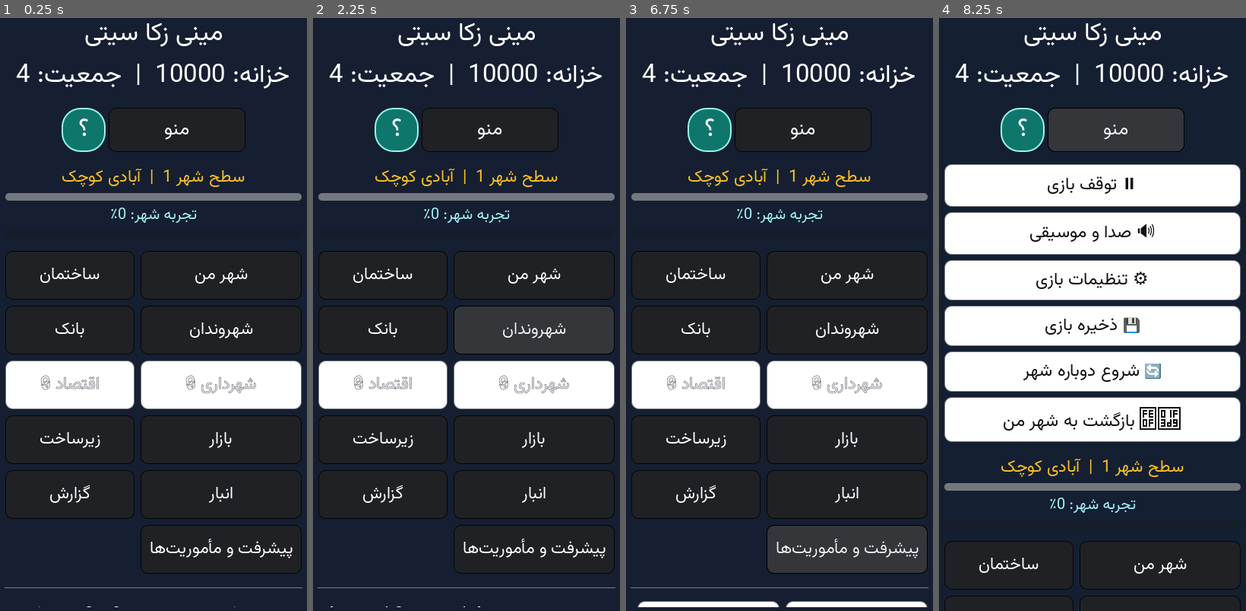
Above: before the commit, frames 1-4 (left to right).
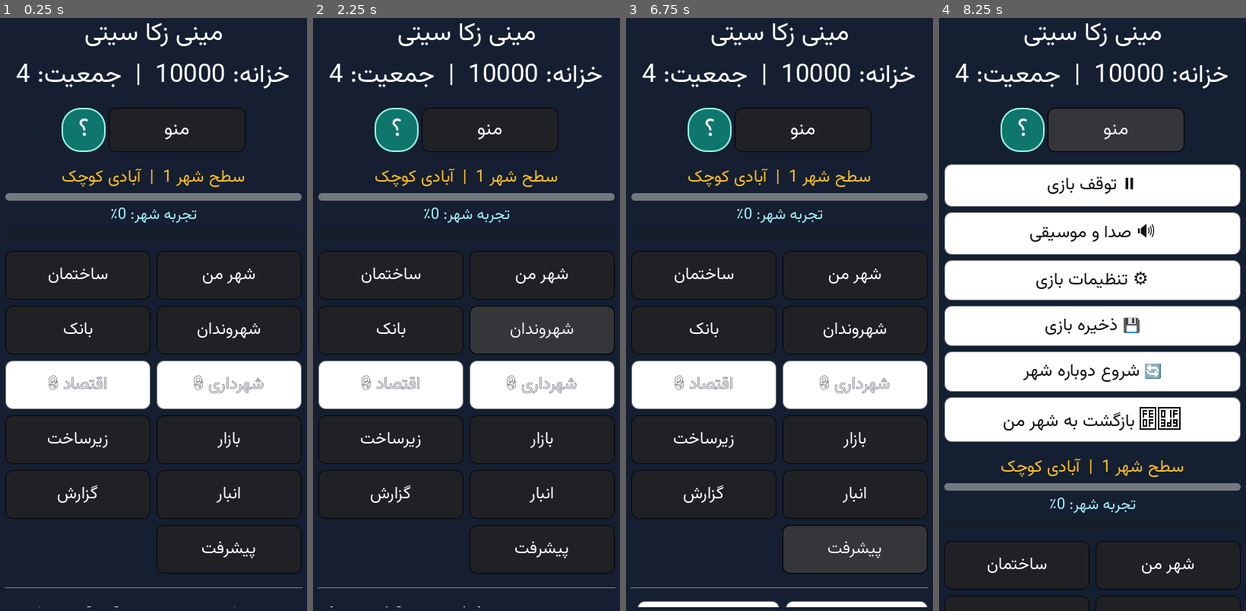
Above: after the commit, the same moments.

Repository: zekainstabot/mini-zeka-city
Game: Godot game, scene res://Main.tscn
Two runs of this game, one before a commit and one after it. Both use one fixed random seed, a clock stepped at 60 frames per second and the inputs below.
Inputs (mouse positions are in pixels of both pictures, inside the frame that each line leads up to):
- Up to frame 1 (0.25 s): no input
- Up to frame 2 (2.25 s): click "شهر من" at 0.5 s; click "ساختمان" at 1.25 s; click "شهروندان" at 2 s
- Up to frame 3 (6.75 s): click "بانک" at 2.75 s; click "بازار" at 3.5 s; click "زیرساخت" at 4.25 s; click "انبار" at 5 s; click "گزارش" at 5.75 s; click (847, 551) at 6.5 s, where only the run before the commit has a clickable "پیشرفت و مأموریت‌ها"
- Up to frame 4 (8.25 s): click (1169, 551) at 7.25 s, where only the run after the commit has a clickable "پیشرفت"; click "منو" at 8 s

The runs differ from the first frame. In frame 1, 3.1% of the frame differs, in the area x 13-96%, y 39-94%; in frame 2, 3.3%; in frame 3, 3.5%; in frame 4, 0.5%.

Commit message:
Polish compact progress navigation and mission hint

Diff:
--- a/scripts/Main.gd
+++ b/scripts/Main.gd
@@ -681,6 +681,7 @@
 				"private_economy": nav_title = "اقتصاد"
 				"commerce": nav_title = "بازار"
 				"transport": nav_title = "زیرساخت"
+				"missions": nav_title = "پیشرفت"
 				"progress": nav_title = "پیشرفت"
 		var b = Button.new()
 		var civic_page_locked = item.p in ["municipality", "private_economy"] and not game.has_municipal_hall()
@@ -1986,7 +1987,7 @@
 			_add_help_section("روز، شب و ساخت‌وساز", "هر روز بازی ۱۰ دقیقه زمان واقعی دارد؛ ۷ دقیقه روز و ۳ دقیقه شب است. پایان روز، درآمدها، هزینه‌ها، تولید و رویدادها محاسبه می‌شوند. هم‌زمان حداکثر دو پروژه ساخت فعال می‌توانی داشته باشی؛ زمان ساخت را از بالای صفحه دنبال کن.", "home")
 			_add_help_section("جاده و ناوگان", "جاده و ناوگان برای جابه‌جایی و پشتیبانی تجارت کاربرد دارند و می‌توانند هزینه نگهداری داشته باشند. پیش از توسعه مسیرها، درآمد و توان پرداخت هزینه‌های نگهداری را بررسی کن.", "transport")
 			_add_label("🎯 مأموریت‌ها و سرگرمی‌های بلندمدت", 21)
-			_add_help_section("مأموریت‌های روزانه و هفتگی", "مأموریت‌ …(146 unchanged characters)… ده شد، آن را بزن. علامت هدیه بالای دکمه مأموریت‌ها یعنی جایزه آماده دریافت داری.", "missions")
+			_add_help_section("مأموریت‌های روزانه و هفتگی", "مأموریت‌ …(146 unchanged characters)… ده شد، آن را بزن. علامت هدیه بالای دکمه پیشرفت و مأموریت‌ها یعنی جایزه آماده دریافت داری.", "missions")
 			_add_help_section("ورود روزانه و زنجیره ورود", "با ورود در روزهای مختلف، زنجیره ورودت را حفظ کن و هدیه روزانه را از شهر من دریافت کن. جایزه روزانه را باید دستی دریافت کنی؛ اگر ظرفیت خزانه پر باشد، ابتدا باید برای دریافت آن فضا ایجاد کنی.", "home")
 			_add_help_section("شهرهای رقیب و رتبه‌بندی", "شهرهای همسایه در گذر روزها رشد می‌کنند. امتیاز توسعه شهر تو با امتیاز آن‌ها مقایسه می‌شود؛ برای بهتر شدن رتبه، جمعیت، سطح و توسعه شهر را بالا ببر. این رتبه‌بندی فعلاً در همین ذخیره بازی محاسبه می‌شود.", "progress")
 			_add_help_section("رازهای مخفی", "گاهی با گذر روزها یک سرنخ پنهان پیدا می‌کنی. سرنخ و هدفش را در پیشرفت شهر بخوان. وقتی نوار پیشرفت به هدف رسید، جایزه را از همان صفحه دستی دریافت کن.", "progress")
